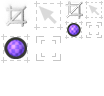
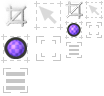
Layered file, before and after one edit (104 × 96). Changes by layer:
added layer "Layer 0 copy 4" above "Layer 0 copy 3" over bbox(3, 42, 82, 93)
